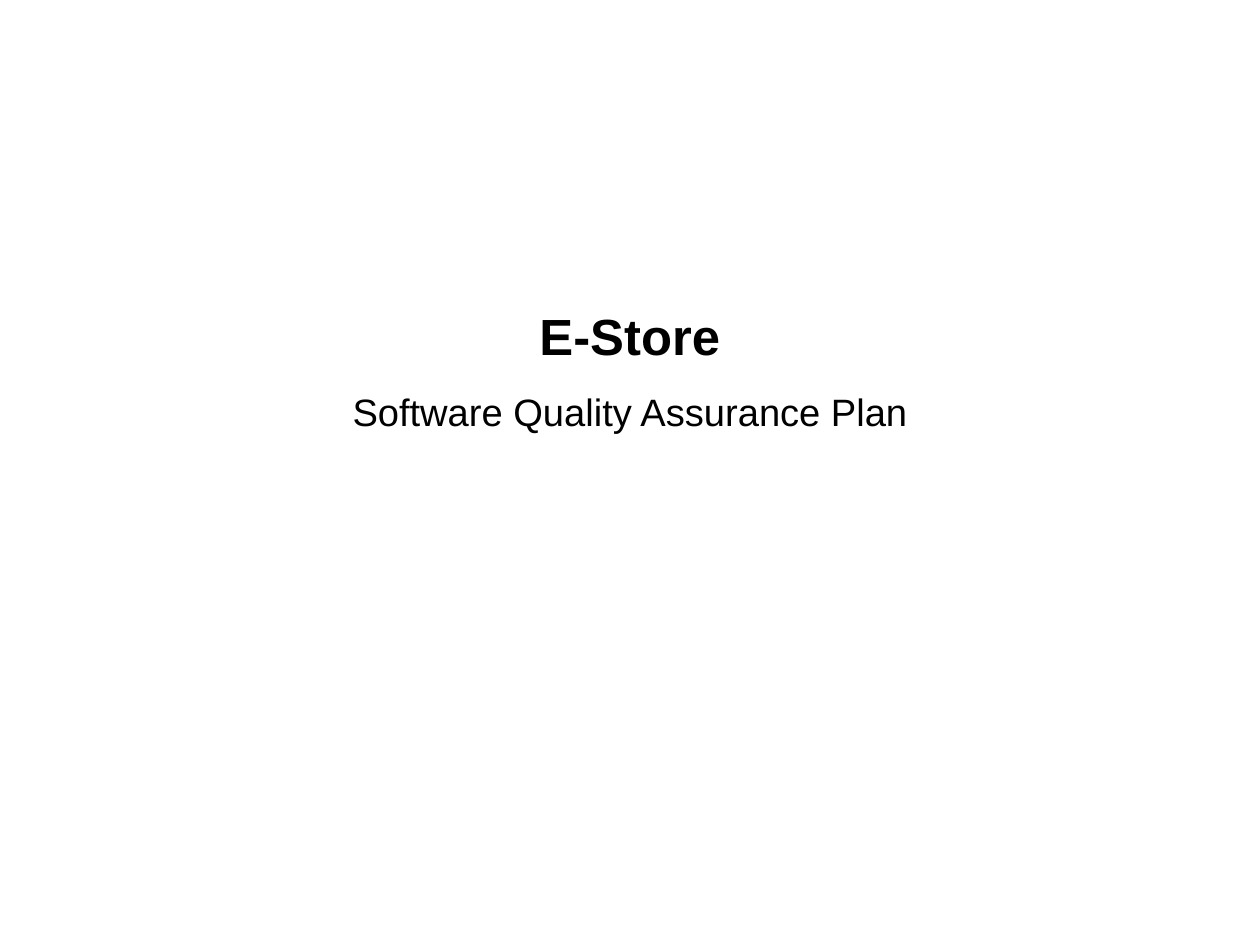
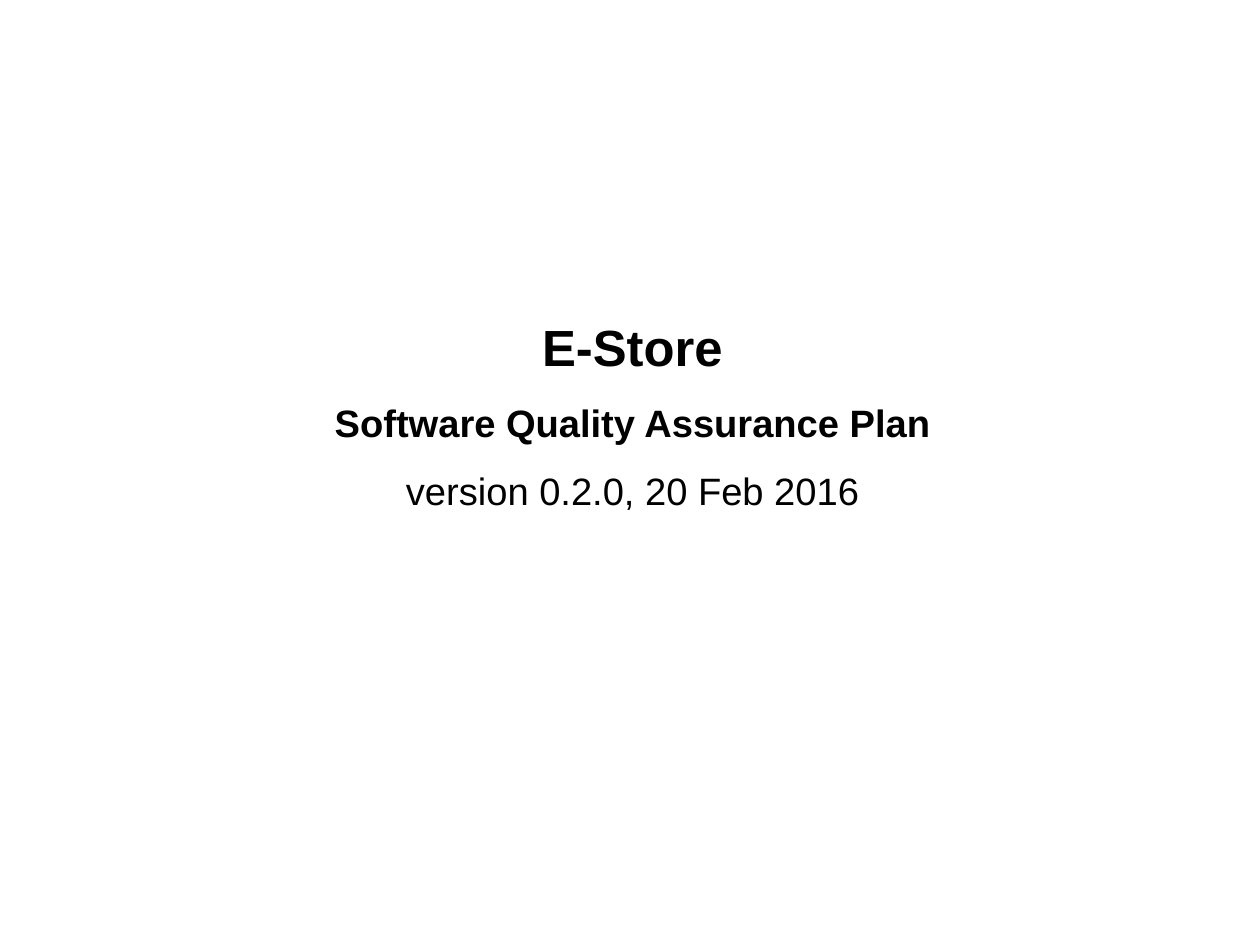
Before and after one commit to catherinemaglasang/e-store-by-scorpio, a slide deck: slide 1 of Presentation/SQAP.odp. Drawn at 1260x945 pixels with LibreOffice and Linux fonts; fonts in the diff are those of the drawing. Boxes give left, top, right and bottom in pixels: in the first picture for what was removed or moved away, otherwise in the second. Text is boxed around its words. In the diff, an @@ line names an element or a change of style, - is before the commit and + after.

```diff
--- a/Presentation/SQAP.odp
+++ b/Presentation/SQAP.odp
@@ subtitle "E-Store": place and size @@
-subtitle "E-Store" at box(353, 319, 907, 434)
+subtitle "E-Store" at box(335, 330, 930, 510)
@@ subtitle at box(335, 409, 930, 445): bold on in "Software Quality Assurance Plan" @@
@@ subtitle at box(406, 477, 859, 510): paragraph added @@
+version 0.2.0, 20 Feb 2016
```
Also in this commit, not shown: 7 other slides changed, 9 slides added, 1 other file.
